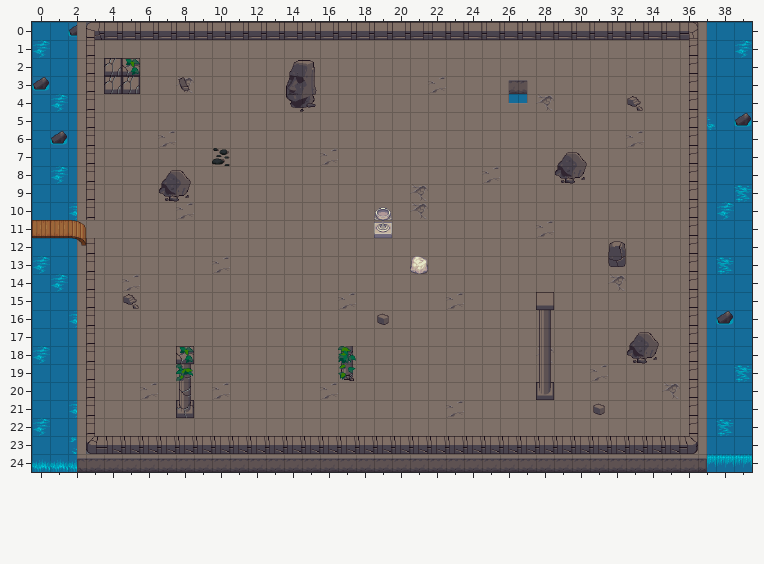
Tiled map, stored at res/carte/map_start_ethernia.tmx. This is how it looked before the edit.
Cells are 32x32 px. Shown: x 0..39, y 0..24.
After:
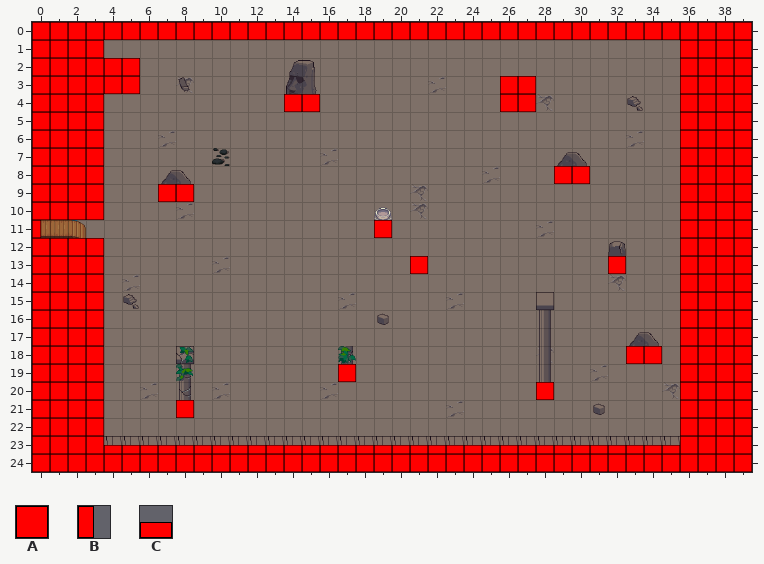
Key: from "tile_collision": A 0, B 2, C 5.
_ is an empty cell, . an unchanged one.
Tiles of an added or newly shown layer are drawn over the layers below it.
Message: Ajout d'une tuiles pour eviter que le PNJ sorte de la carte
Diff:
--- layer "logique" (now shown)
@@ x 0..39 @@
- 0 ________________________________________
- 1 ____................................____
- 2 ______..............................____
- 3 ______....................__........____
- 4 ____..........__..........__........____
- 5 ____................................____
- 6 ____................................____
- 7 ____................................____
- 8 ____.........................__.....____
- 9 ____...__...........................____
-10 ____................................____
-11 _.................._................____
-12 ____................................____
-13 ____................._.........._...____
-14 ____................................____
-15 ____................................____
-16 ____................................____
-17 ____................................____
-18 ____.............................__.____
-19 ____............._..................____
-20 ____........................_.......____
-21 ____...._...........................____
-22 ____................................____
-23 ________________________________________
-24 ________________________________________
+ 0 AAAAAAAAAAAAAAAAAAAAAAAAAAAAAAAAAAAAAAAA
+ 1 AAAA................................AAAA
+ 2 AAAAAA..............................AAAA
+ 3 AAAAAA....................AA........AAAA
+ 4 AAAA..........AA..........AA........AAAA
+ 5 AAAA................................AAAA
+ 6 AAAA................................AAAA
+ 7 AAAA................................AAAA
+ 8 AAAA.........................AA.....AAAA
+ 9 AAAA...AA...........................AAAA
+10 AAAA................................AAAA
+11 B..................A................AAAA
+12 AAAA................................AAAA
+13 AAAA.................A..........A...AAAA
+14 AAAA................................AAAA
+15 AAAA................................AAAA
+16 AAAA................................AAAA
+17 AAAA................................AAAA
+18 AAAA.............................AA.AAAA
+19 AAAA.............A..................AAAA
+20 AAAA........................A.......AAAA
+21 AAAA....A...........................AAAA
+22 AAAA................................AAAA
+23 AAAACCCCCCCCCCCCCCCCCCCCCCCCCCCCCCCCAAAA
+24 AAAAAAAAAAAAAAAAAAAAAAAAAAAAAAAAAAAAAAAA
Pixel boxes of the changes (left, top, right, bottom) in both pictures:
added: (32, 22, 752, 472)
